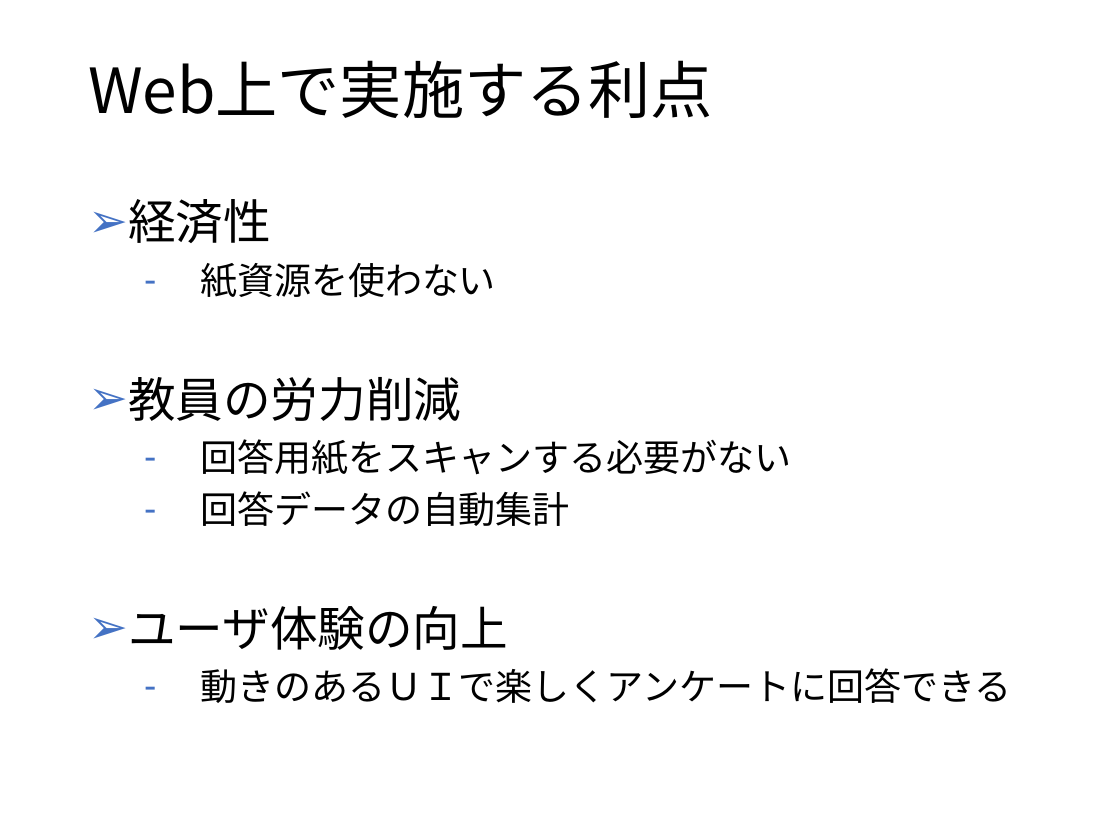
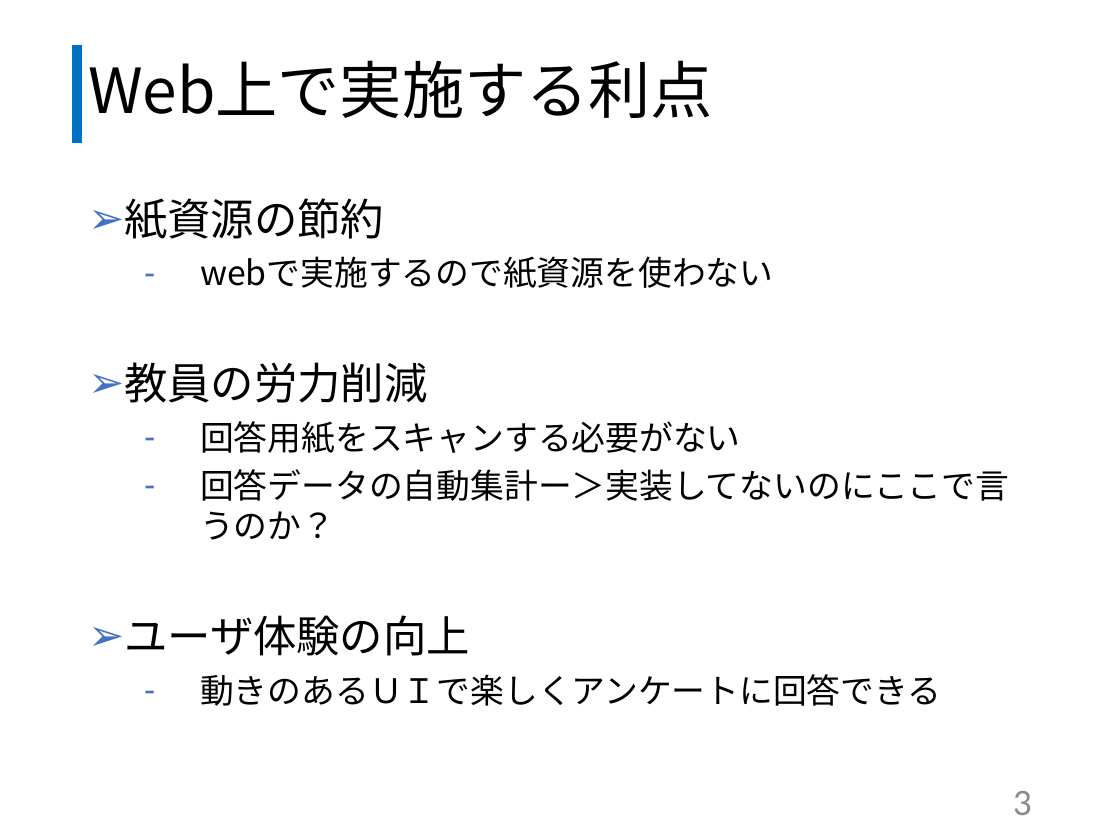
Before and after one commit to kazuwo/kosen-graduation-thesis, a slide deck: slide 4 of 卒業研究発表スライド.pptx. Drawn at 1120x840 pixels with LibreOffice and Linux fonts; fonts in the diff are those of the drawing. Boxes give left, top, right and bottom in pixels: in the first picture for what was removed or moved away, otherwise in the second. Text is boxed around its words. In the diff, an @@ line names an element or a change of style, - is before the commit and + after.

```diff
--- a/卒業研究発表スライド.pptx
+++ b/卒業研究発表スライド.pptx
@@ line added from (77, 142) to (77, 45), #0070C0 6 pt @@
@@ text at (124,198,773,288): text changed; size 23.8 to 21.7 pt @@
-➢ 経済性
-  – 紙資源を使わない
+➢ 紙資源の節約
+  – webで実施するので紙資源を使わない
@@ text at (124,362,941,706): size 30.6 to 27.9 pt in "教員の労力削減", "ユーザ体験の向上"; size 23.8 to 21.7 pt in "回答用紙をスキャンする必要がない", "動きのあるＵＩで楽しくアンケートに回答できる" @@
@@ text at (200,469,1009,540): text changed; size 23.8 to 21.7 pt @@
-  – 回答データの自動集計
+  – 回答データの自動集計ー＞実装してないのにここで言うのか？
@@ page number added at (1013,791,1032,815), 24 pt, text #8C8C8C @@
+3
```
Also in this commit, not shown: 13 other slides changed, 4 slides added, 2 slides removed, 1 other file.
